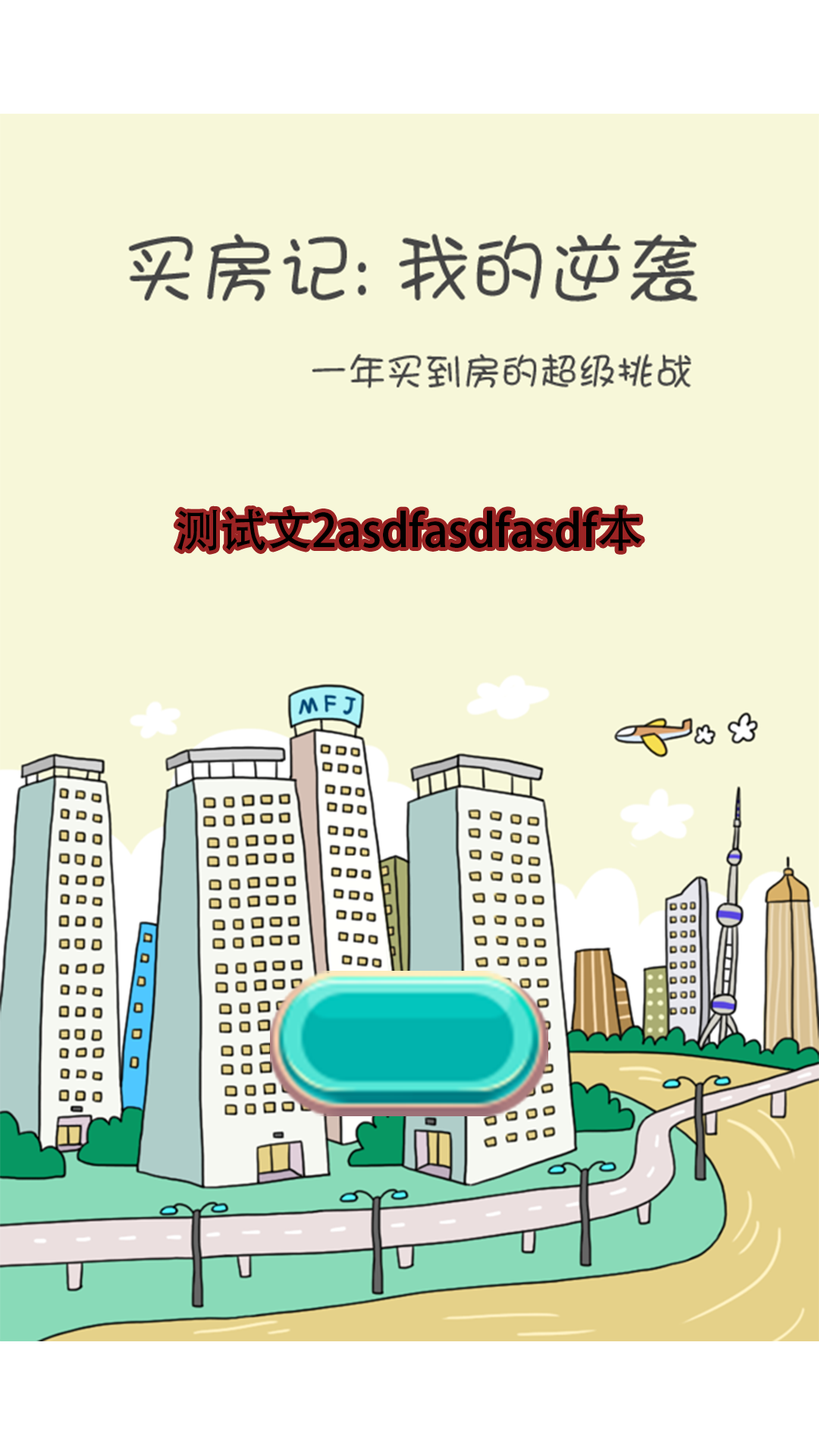
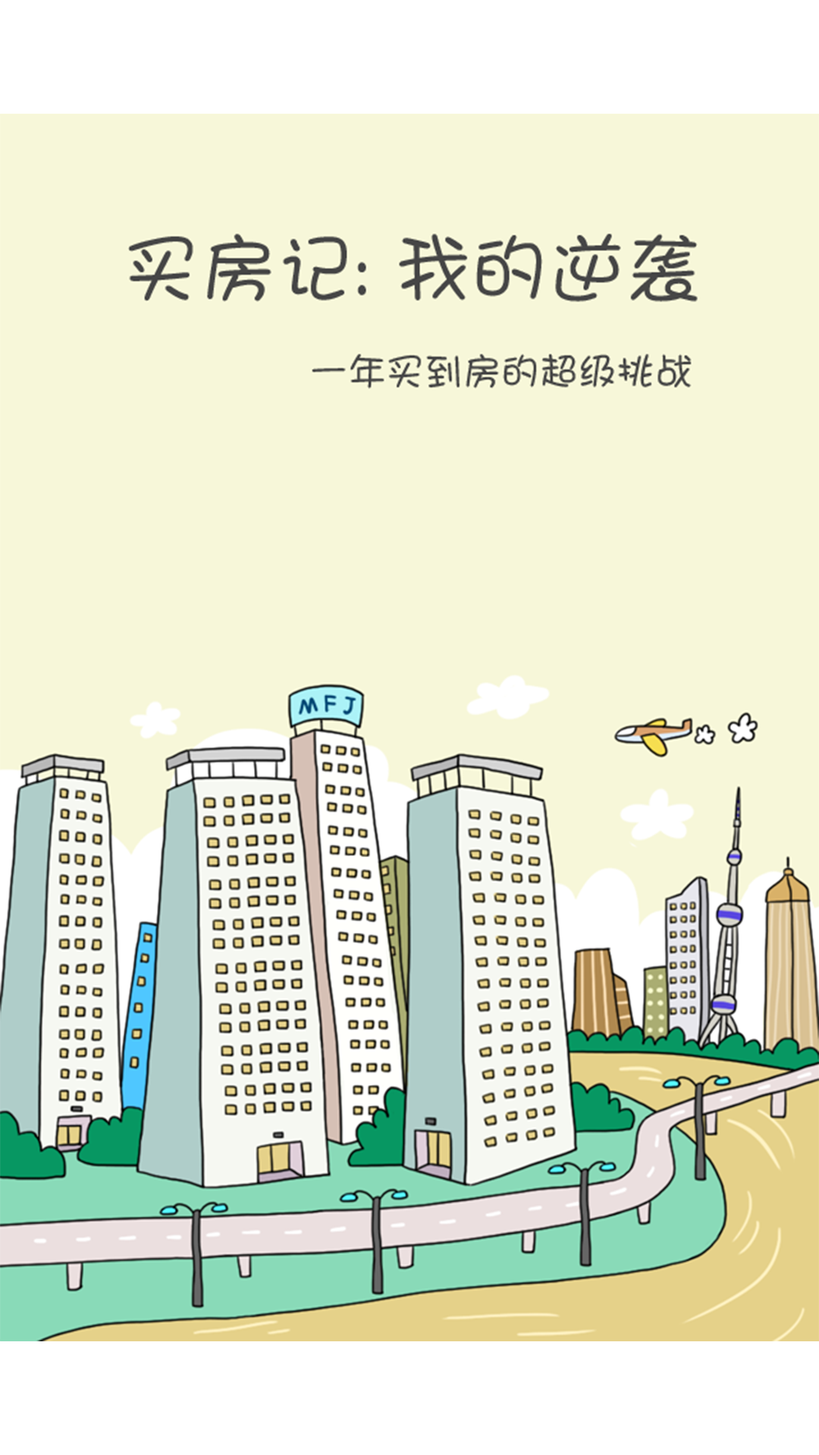
Layered file, before and after one edit (819x1455). Changes by layer:
renamed "gamebg@Image" to "背景@Image", moved it into group "游戏界面@UI:位置(0,0);尺寸(1080,1920)" over [172, 504, 646, 1117]
